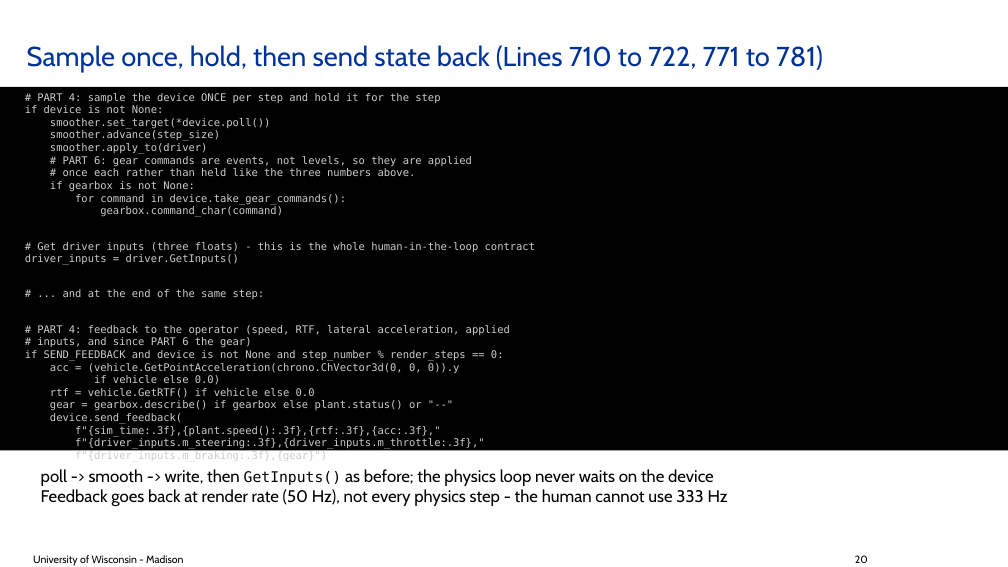
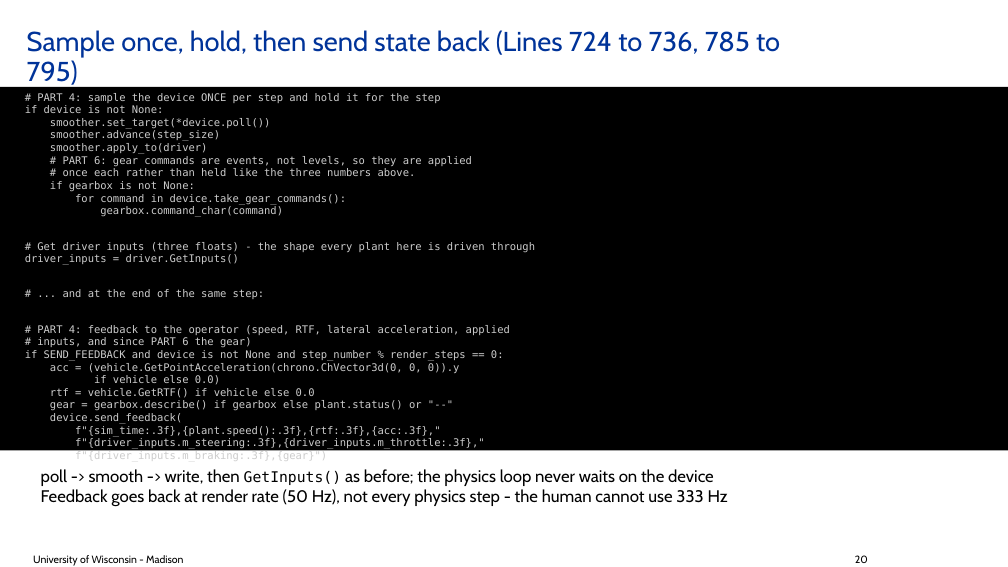
Before and after one commit to ksha23/chrono-hil-tutorial, a slide deck: slide 20 of tutorial_HIL_driver.pptx. Drawn at 1008x567 pixels with LibreOffice and Linux fonts; fonts in the diff are those of the drawing; background and template pictures are left out. Boxes give left, top, right and bottom in pixels: in the first picture for what was removed or moved away, otherwise in the second. Text is boxed around its words. In the diff, an @@ line names an element or a change of style, - is before the commit and + after.

```diff
--- a/tutorial_HIL_driver.pptx
+++ b/tutorial_HIL_driver.pptx
@@ title at (x1=27, y1=30, x2=780, y2=85): text changed @@
-Sample once, hold, then send state back (Lines 710 to 722, 771 to 781)
+Sample once, hold, then send state back (Lines 724 to 736, 785 to 795)
@@ text in rectangle at (x1=37, y1=242, x2=535, y2=252): text changed @@
-# Get driver inputs (three floats) - this is the whole human-in-the-loop contract
+# Get driver inputs (three floats) - the shape every plant here is driven through
```
Also in this commit, not shown: 8 other slides changed, 2 other files.
